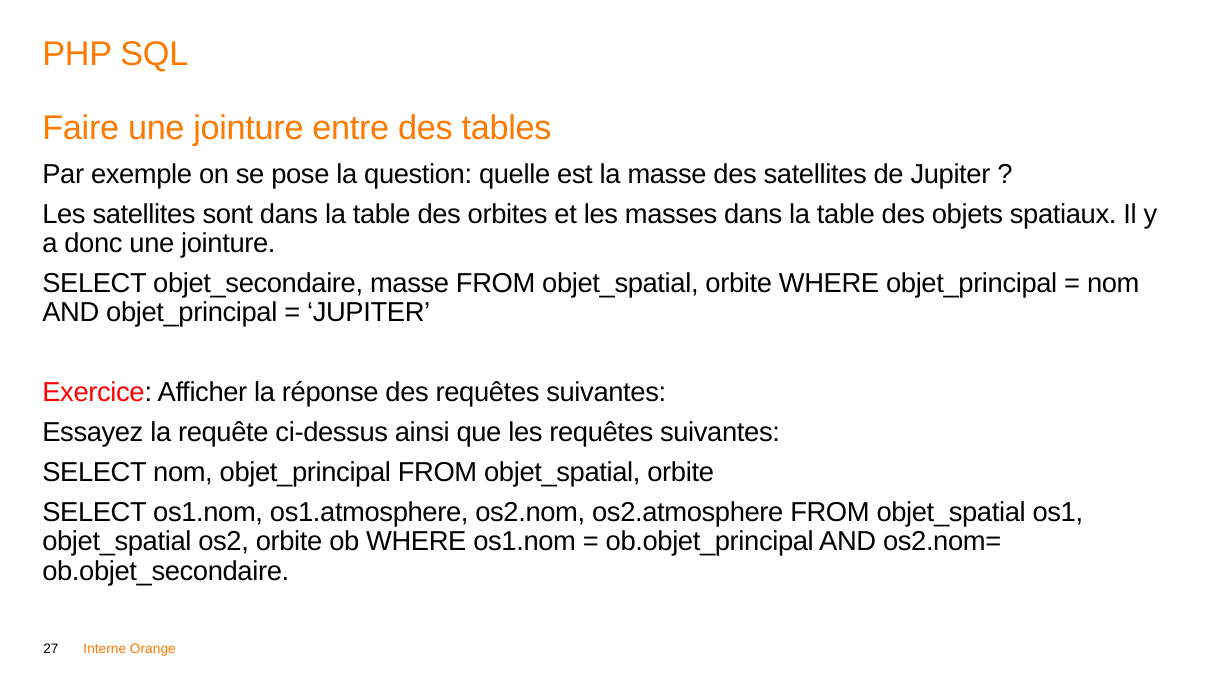
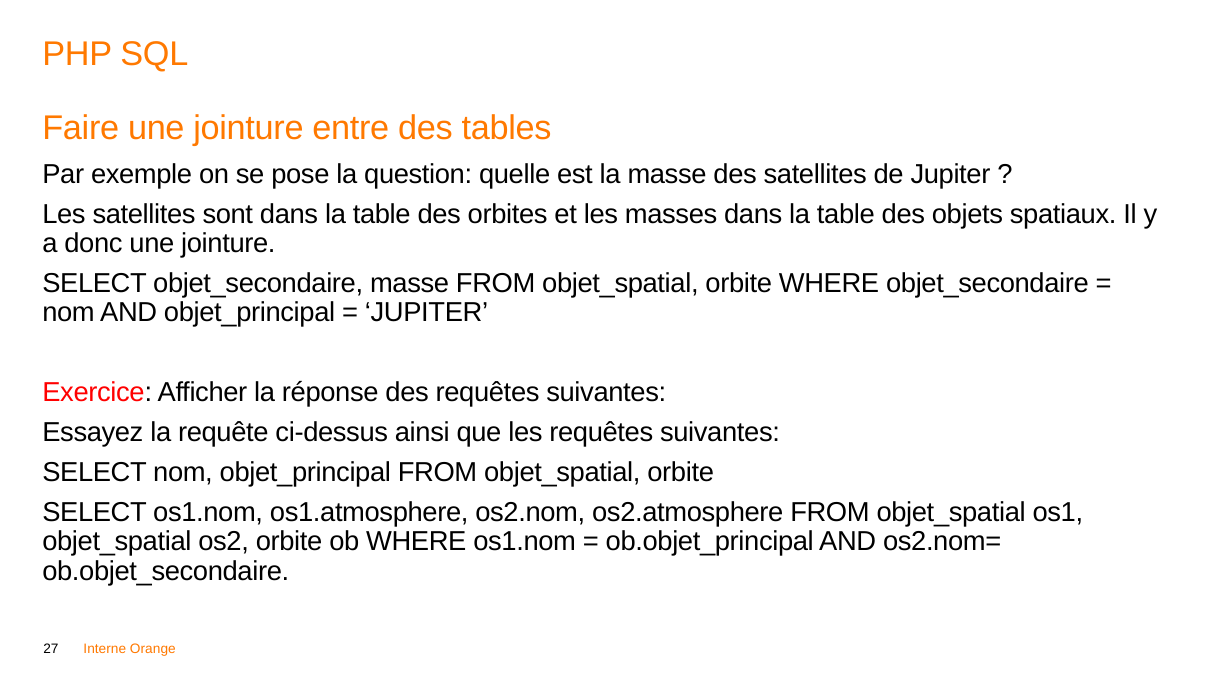
Before and after one commit to codeRoomMarseille/PhpSql, a slide deck: slide 27 of PHP SQL chapitre 3.pptx. Drawn at 1232x693 pixels with LibreOffice and Linux fonts; fonts in the diff are those of the drawing. Boxes give left, top, right and bottom in pixels: in the first picture for what was removed or moved away, otherwise in the second. Text is boxed around its words. In the diff, an @@ line names an element or a change of style, - is before the commit and + after.

```diff
--- a/PHP SQL chapitre 3.pptx
+++ b/PHP SQL chapitre 3.pptx
@@ text at (42,272,1089,327): text changed @@
-SELECT objet_secondaire, masse FROM objet_spatial, orbite WHERE objet_principal = nom AND objet_principal = ‘JUPITER’
+SELECT objet_secondaire, masse FROM objet_spatial, orbite WHERE objet_secondaire = nom AND objet_principal = ‘JUPITER’
```
Also in this commit, not shown: 2 other slides changed.
